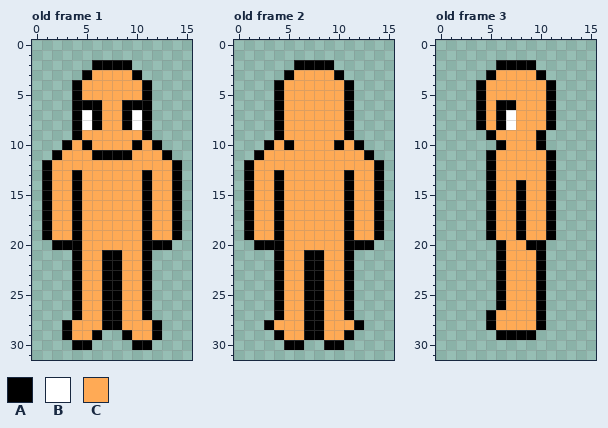
A pixel-art file gets an edit: Assets/Asprite/Prism_Male.aseprite. The picture above is the old version.
16x32 pixels, 3 frames. Shown: old frame 1, old frame 2, old frame 3. The commit also changed other frames, which this record leaves out.
Palette (. is transparent): A #000000  B #ffffff  C #ffaa55
Pixels before, old frame 1, first column x 1:
 2 .....AAAA.....
 3 ....ACCCCA....
 4 ...ACCCCCCA...
 5 ...ACCCCCCA...
 6 ...AAACCAAA...
 7 ...ABACCABA...
 8 ...ABACCABA...
 9 ...ACCCCCCA...
10 ..ACACCCCACA..
11 .ACCCAAAACCCA.
12 ACCCCCCCCCCCCA
13 ACCACCCCCCACCA
14 ACCACCCCCCACCA
15 ACCACCCCCCACCA
16 ACCACCCCCCACCA
17 ACCACCCCCCACCA
18 ACCACCCCCCACCA
19 ACCACCCCCCACCA
20 .AAACCCCCCAAA.
21 ...ACCAACCA...
22 ...ACCAACCA...
23 ...ACCAACCA...
24 ...ACCAACCA...
25 ...ACCAACCA...
26 ...ACCAACCA...
27 ...ACCAACCA...
28 ..ACCCAACCCA..
29 ..ACCA..ACCA..
30 ...AA....AA...
Pixels before, old frame 2, first column x 1:
 2 .....AAAA.....
 3 ....ACCCCA....
 4 ...ACCCCCCA...
 5 ...ACCCCCCA...
 6 ...ACCCCCCA...
 7 ...ACCCCCCA...
 8 ...ACCCCCCA...
 9 ...ACCCCCCA...
10 ..ACACCCCACA..
11 .ACCCCCCCCCCA.
12 ACCCCCCCCCCCCA
13 ACCACCCCCCACCA
14 ACCACCCCCCACCA
15 ACCACCCCCCACCA
16 ACCACCCCCCACCA
17 ACCACCCCCCACCA
18 ACCACCCCCCACCA
19 ACCACCCCCCACCA
20 .AAACCCCCCAAA.
21 ...ACCAACCA...
22 ...ACCAACCA...
23 ...ACCAACCA...
24 ...ACCAACCA...
25 ...ACCAACCA...
26 ...ACCAACCA...
27 ...ACCAACCA...
28 ..ACCCAACCCA..
29 ...ACCAACCA...
30 ....AA..AA....
Pixels before, old frame 3, first column x 4:
 2 ..AAAA..
 3 .ACCCCA.
 4 ACCCCCCA
 5 ACCCCCCA
 6 ACAACCCA
 7 ACABCCCA
 8 ACABCCCA
 9 .ACCCCA.
10 ..ACCCA.
11 .ACCCCCA
12 .ACCCCCA
13 .ACCCCCA
14 .ACCACCA
15 .ACCACCA
16 .ACCACCA
17 .ACCACCA
18 .ACCACCA
19 .ACCACCA
20 ..ACCAA.
21 ..ACCCA.
22 ..ACCCA.
23 ..ACCCA.
24 ..ACCCA.
25 ..ACCCA.
26 ..ACCCA.
27 .ACCCCA.
28 .ACCCCA.
29 ..AAAA..
After:
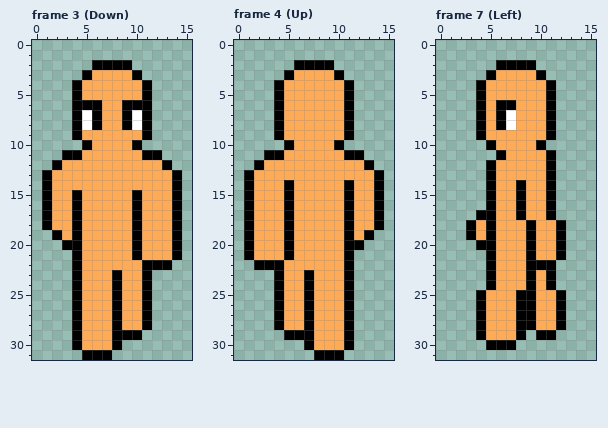
A new or re-ordered frame is compared with the old frame closest to it.
Diff:
frames 3 -> 24
frames re-ordered
Frame 3 (Down) against old frame 1:
y 10: x 3..4 AC -> ..; x 11..12 CA -> ..
y 11: x 2..4 ACC -> .AA; x 6..9 AAAA -> CCCC; x 11..13 CCA -> AA.
y 12: x 1..2 AC -> .A; x 13..14 CA -> A.
y 13..14: x 4 A -> C; x 11 A -> C
y 15..18: x 10..11 CA -> AC
y 19: x 1..2 AC -> .A; x 10..11 CA -> AC
y 20: x 2 A -> .; x 10..14 CAAA. -> ACCCA
y 21: x 7..8 AA -> CC; x 10..14 CA... -> ACCCA
y 22: x 7..8 AA -> CC; x 12..13 .. -> AA
y 23..27: x 7 A -> C
y 28: x 3..4 AC -> .A; x 7 A -> C; x 11..12 CA -> A.
y 29: x 3..4 AC -> .A; x 6..8 A.. -> CCA; x 10..12 CCA -> A..
y 30: x 5..8 A... -> CCCA; x 10..11 AA -> ..
y 31: x 5..7 ... -> AAA
Frame 4 (Up) is new; against old frame 2:
y 10: x 3..4 AC -> ..; x 11..12 CA -> ..
y 11: x 2..4 ACC -> .AA; x 11..13 CCA -> AA.
y 12: x 1..2 AC -> .A; x 13..14 CA -> A.
y 13: x 4 A -> C; x 11 A -> C
y 14..18: x 4..5 AC -> CA
y 19: x 4..5 AC -> CA; x 13..14 CA -> A.
y 20: x 1..5 .AAAC -> ACCCA; x 13 A -> .
y 21: x 1..5 ...AC -> ACCCA; x 7..8 AA -> CC
y 22: x 2..3 .. -> AA; x 7..8 AA -> CC
y 23..27: x 8 A -> C
y 28: x 3..4 AC -> .A; x 8 A -> C; x 11..12 CA -> A.
y 29: x 4..6 ACC -> .AA; x 8 A -> C
y 30: x 5..11 AA..AA. -> ..ACCCA
y 31: x 8..10 ... -> AAA
Frame 7 (Left) is new; against old frame 3:
y 9: x 4..5 .A -> AC; x 10..11 A. -> CA
y 10: x 5..6 .A -> AC
y 11: x 5..6 AC -> .A
y 17: x 4 . -> A
y 18..19: x 3..4 .. -> AC; x 8..9 AC -> CA; x 11..12 A. -> CA
y 20: x 4..6 ..A -> AAC; x 10..12 A.. -> CCA
y 21: x 5..6 .A -> AC; x 9..12 CA.. -> ACCA
y 22: x 5..6 .A -> AC; x 9 C -> A; x 11 . -> A
y 23..24: x 5..6 .A -> AC; x 9..11 CA. -> ACA
y 25..26: x 4..6 ..A -> ACC; x 8..12 CCA.. -> AACCA
y 27..28: x 4..5 .A -> AC; x 8..12 CCA.. -> AACCA
y 29: x 4..7 ..AA -> ACCC; x 9..11 A.. -> .AA
y 30: x 5..7 ... -> AAA
